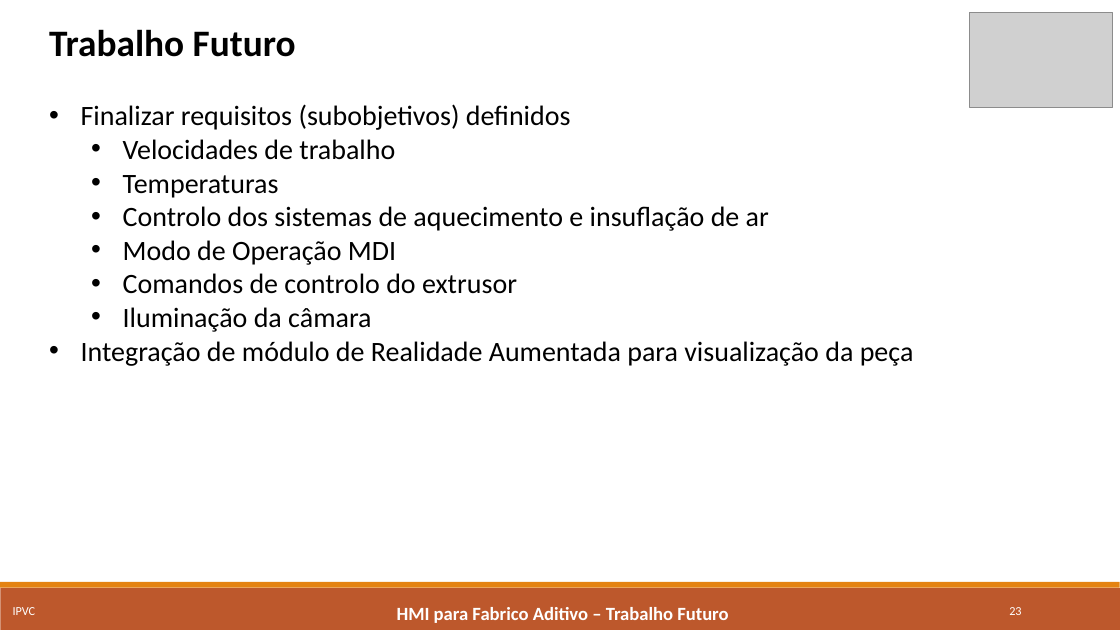
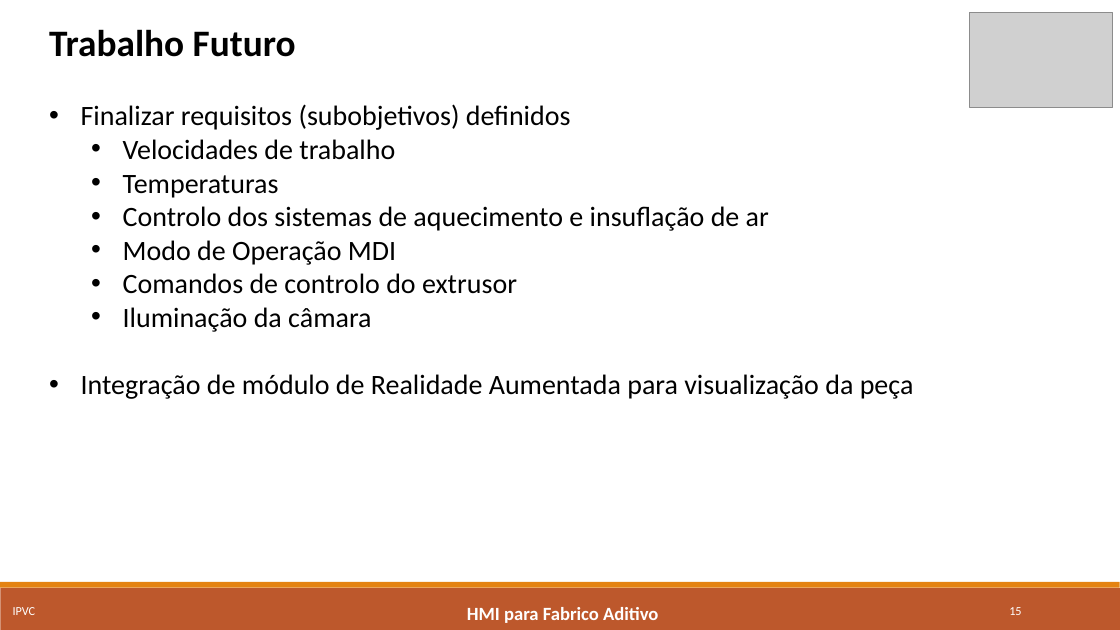
Before and after one commit to marcorlsrodrigues/projeto, a slide deck: slide 15 of Apresentacao_Final_MarcoRodrigues4652.pptx (slide 23 before the commit). Drawn at 1120x630 pixels with LibreOffice and Linux fonts; fonts in the diff are those of the drawing; grey boxes stand for pictures. Boxes give left, top, right and bottom in pixels: in the first picture for what was removed or moved away, otherwise in the second. Text is boxed around its words. In the diff, an @@ line names an element or a change of style, - is before the commit and + after.

```diff
--- a/Apresentacao_Final_MarcoRodrigues4652.pptx
+++ b/Apresentacao_Final_MarcoRodrigues4652.pptx
@@ text "Trabalho Futuro" rewrapped from (49,29,914,366) to (49,29,914,399) @@
@@ text at (467,607,658,623): text changed @@
-HMI para Fabrico Aditivo – Trabalho Futuro
+HMI para Fabrico Aditivo
@@ page number at (1009,607,1021,615): text changed @@
-23
+15
```
Also in this commit, not shown: 15 other slides changed, 8 slides removed, 2 other files.
